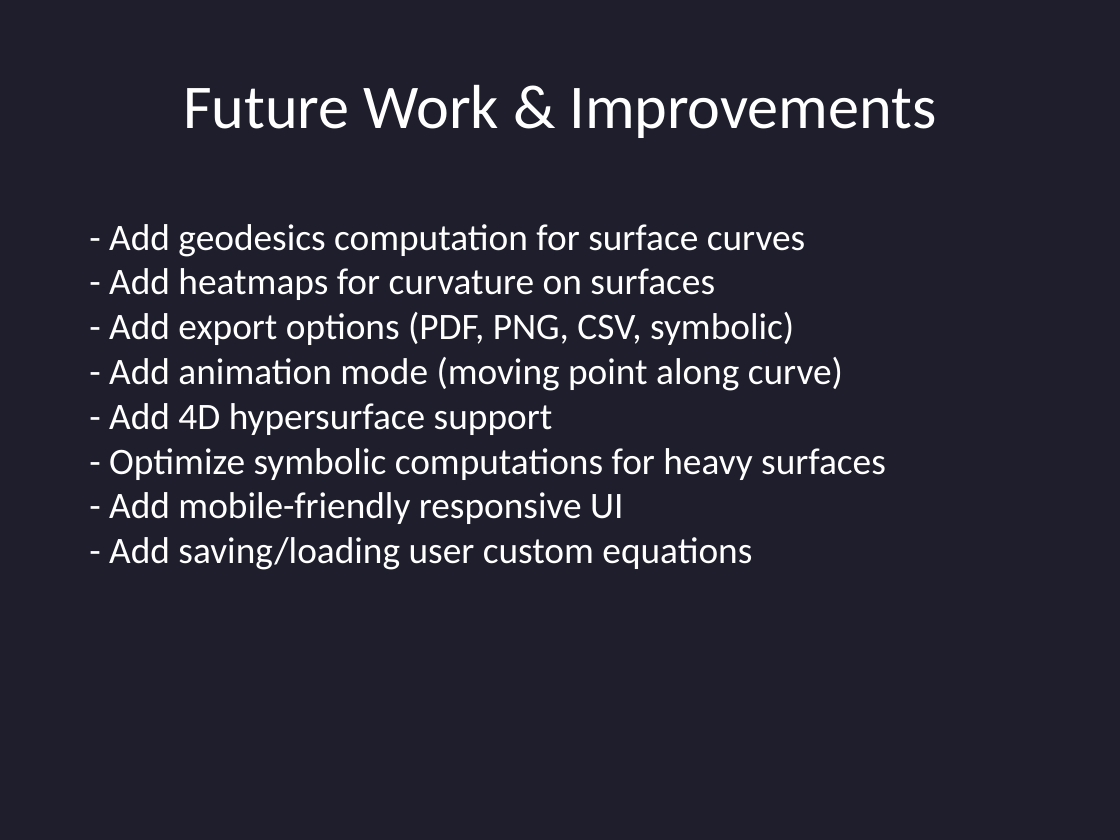
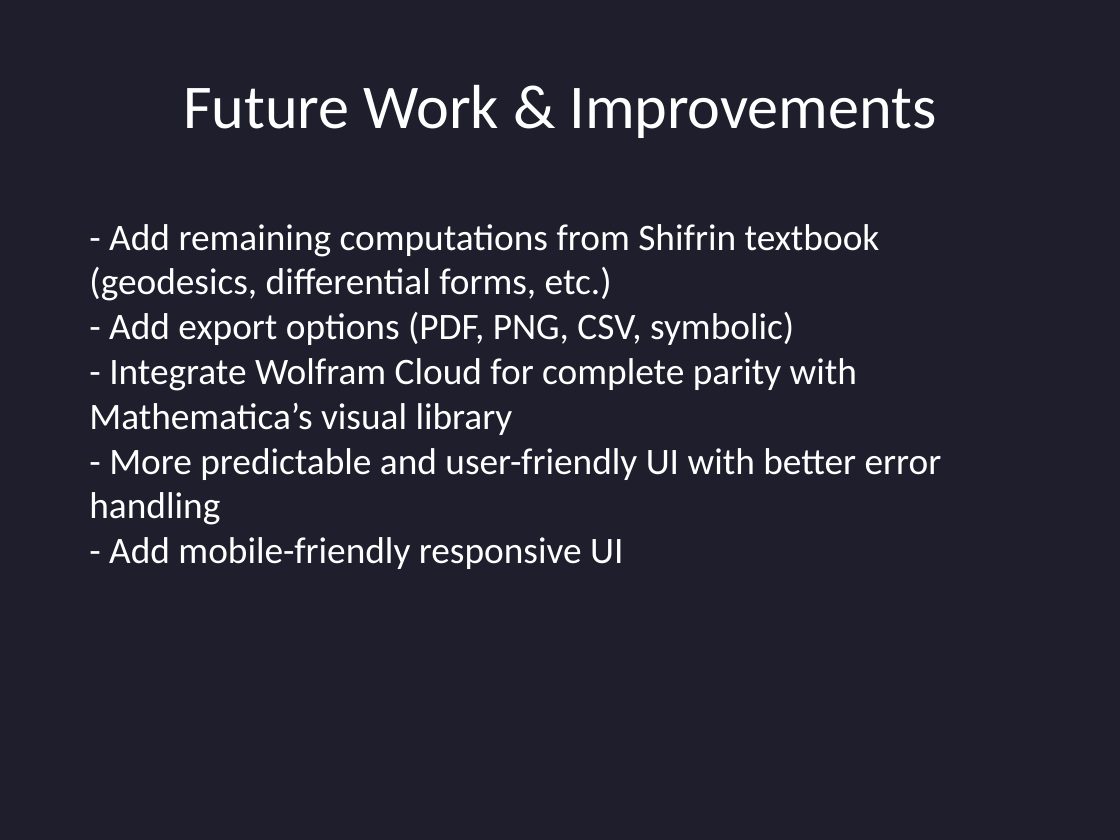
Before and after one commit to Ashwin-180803/MATH348-Project, a slide deck: slide 7 of Final_Curves_and_Surfaces_FullEdition.pptx (slide 18 before the commit). Drawn at 1120x840 pixels with LibreOffice and Linux fonts; fonts in the diff are those of the drawing. Boxes give left, top, right and bottom in pixels: in the first picture for what was removed or moved away, otherwise in the second. Text is boxed around its words. In the diff, an @@ line names an element or a change of style, - is before the commit and + after.

```diff
--- a/Final_Curves_and_Surfaces_FullEdition.pptx
+++ b/Final_Curves_and_Surfaces_FullEdition.pptx
@@ text at (89, 224, 942, 569): text changed @@
-- Add geodesics computation for surface curves
-- Add heatmaps for curvature on surfaces
-- Add export options (PDF, PNG, CSV, symbolic)
-- Add animation mode (moving point along curve)
-- Add 4D hypersurface support
-- Optimize symbolic computations for heavy surfaces
-- Add mobile-friendly responsive UI
-- Add saving/loading user custom equations
+- Add remaining computations from Shifrin textbook (geodesics, differential forms, etc.)
+- Add export options (PDF, PNG, CSV, symbolic)
+- Integrate Wolfram Cloud for complete parity with Mathematica’s visual library
+- More predictable and user-friendly UI with better error handling
+- Add mobile-friendly responsive UI
```
Also in this commit, not shown: 5 other slides changed, 1 slide added, 12 slides removed, 3 other files.
